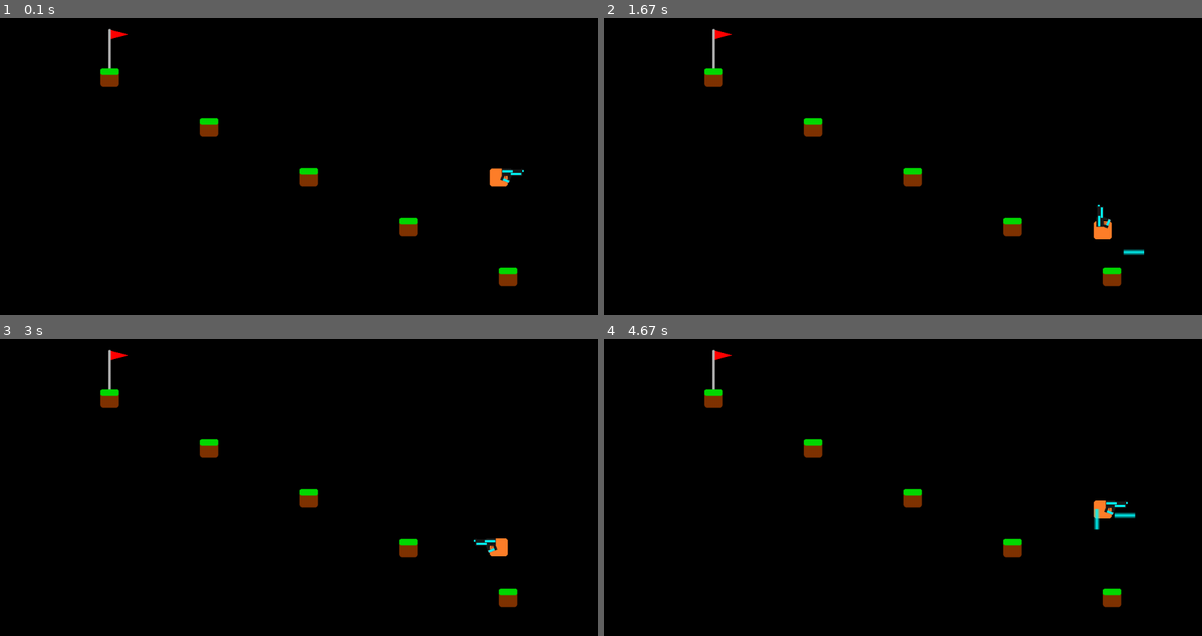
Above: before the commit, frames 1-4 (two rows, left to right).
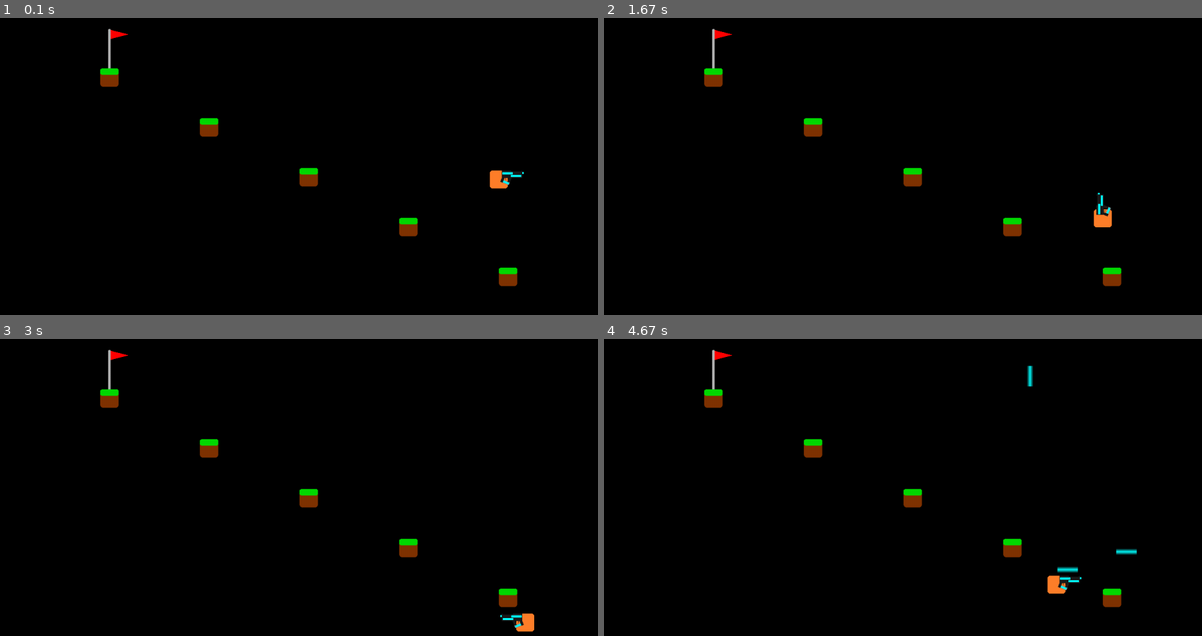
Above: after the commit, the same moments.

Repository: jmancodes27/platformer-pygame
Game: pygame game, started from platformer pygame/platformer_pygame.py
The game is run twice, just before and just after one commit, with the same random seed, the same clock (stepped at 60 frames per second) and the same inputs.
Inputs:
- Up to frame 1 (0.1 s): no input
- Up to frame 2 (1.67 s): tap A at 0.33 s; hold Right 0.67-1.13 s; tap Space at 1.17 s; hold Up from 1.5 s (still down); hold W from 1.5 s (still down)
- Up to frame 3 (3 s): release Up at 1.97 s; release W at 1.97 s; hold Right 2-2.47 s; hold D 2-2.47 s; hold Left from 2.5 s (still down); hold A from 2.5 s (still down)
- Up to frame 4 (4.67 s): release Left at 3.03 s; release A at 3.03 s; hold Left 3.4-3.8 s; hold A 3.4-3.8 s; hold Up 3.83-4.2 s; hold W 3.83-4.2 s; tap Space at 3.9, 4.3, 4.6 s; hold Right from 4.23 s (still down); hold D from 4.23 s (still down)

The runs differ from the first frame. In frame 1, 0.1% of the frame differs, in the area x 81-88%, y 50-58%; in frame 2, 0.4%; in frame 3, 0.4%; in frame 4, 0.7%, in the area x 70-90%, y 8-86%.

Commit message:
fixed a major bug of not working on other computers.

Diff:
--- a/platformer pygame/platformer_pygame.py
+++ b/platformer pygame/platformer_pygame.py
@@ -131,6 +131,8 @@
 player_rect.center = (1000, 400)
 can_jump = True
 game_level = 0
+frame_rate = 300
+time_per_frame = 1 / frame_rate
 # for some reason the pygame graph goes like this:
 #
 #           0
@@ -209,7 +211,6 @@
   for event in pygame.event.get():
     if event.type == pygame.QUIT:
       running = False
-
   #updates the in game time
   update_time()
 
@@ -217,6 +218,7 @@
   keys = pygame.key.get_pressed()
   if keys[pygame.K_a]:
     if x_velocity > -2.5:
+        print("a is going")
         x_velocity += -0.05
         x_velocity_dir = True
   elif keys[pygame.K_d]:
@@ -253,6 +255,7 @@
       if gun_cooldown <= 0:
         laser_projectiles.append(LaserProjectile(player_rect.x, player_rect.y, player_gun_dir))
         gun_cooldown = 25
+
   # loops consistantly
   if last_time_comped != round(time.time(), 2):
       plyr_coli_rect = pygame.Rect(player_rect.x, player_rect.y, 50, 50)
@@ -266,9 +269,9 @@
 
       player_rect.x += x_velocity
       if x_velocity > 0:
-          x_velocity -= 0.15
+          x_velocity -= 0.05
       elif x_velocity < 0:
-          x_velocity += 0.15
+          x_velocity += 0.05
 
       for i in range(len(obstacle_list)):
         if plyr_coli_rect.colliderect(obstacle_list[i].tile_coli_rect):
@@ -351,6 +354,7 @@
   screen.fill((0, 0, 0))
 
   # Draw the player
+  frame_start_time = time.time()
   screen.blit(player, player_rect)
   for i in range(len(current_elementals_list)):
       if current_elementals_list[i].current_direction == 1:
@@ -381,7 +385,9 @@
   #if game_level == 4:
     #screen.blit(air_elemental_idle_right1, (400, 300))
     #screen.blit(air_elemental_idle_right_frames[air_anim_frame], (400, 300))
-
+  frame_time = time.time() - frame_start_time
+  if frame_time < time_per_frame:
+    time.sleep(time_per_frame - frame_time)
  # Update the display
   pygame.display.flip()
 
